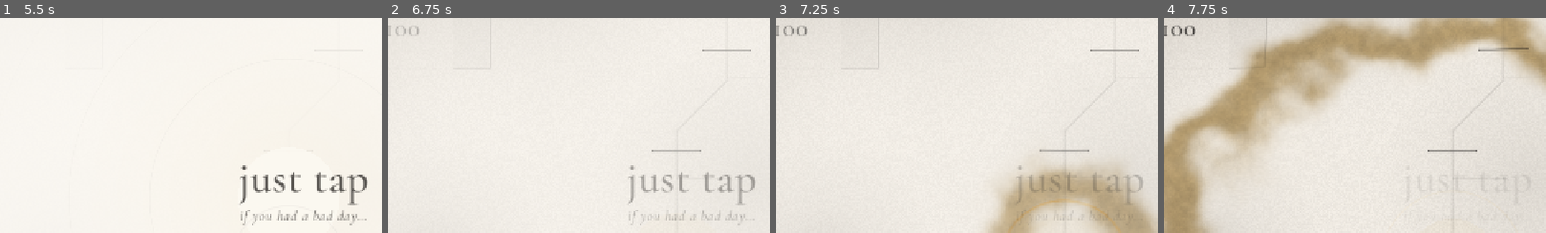
Above: before the commit, frames 1-4 (left to right).
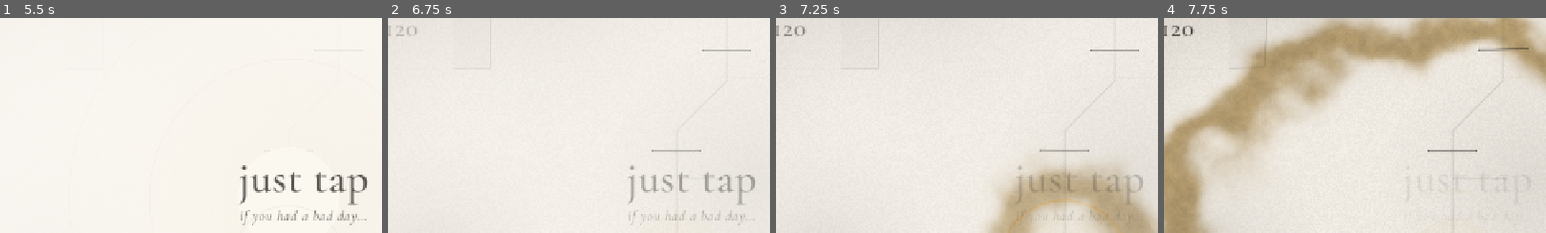
Above: after the commit, the same moments.

Repository: pablopalma/just-tap-repository
Game: Godot game, scene res://scenes/main.tscn
Same seed, same stepped clock (60 frames per second), same inputs: the game is played once before the commit and once after it. Sound files missing from this copy of the repository are replaced by a short silence.
Inputs (mouse positions are % of the whole screen's width and height, from its top left):
- Up to frame 1 (5.5 s): click "en" at 0.5 s; click "es" at 1.25 s; click "beta · anonymous play data: on" at 2 s; click "beta · anonymous play data: o…" at 2.75 s; click "beta · anonymous play data: on" at 3.5 s; click "beta · anonymous play data: o…" at 4.25 s; tap Enter (ui_accept) at 5, 5.27 s; move the mouse to (72, 45) at 5.02 s; hold Right (ui_right) from 5.03 s (still down); hold Space from 5.03 s (still down); click (72, 45) at 5.17 s
- Up to frame 2 (6.75 s): tap Enter (ui_accept) at 5.57 s; release Right (ui_right) at 5.75 s; release Space at 5.75 s; click "en" at 5.75 s; click "es" at 6.5 s
- Up to frame 3 (7.25 s): no input
- Up to frame 4 (7.75 s): tap Enter (ui_accept) at 7.25 s; drag from (30, 55) to (45, 70) at 7.27 s
The pictures show only the part of the screen within x 10-60%, y 4-54%; the shares and areas given below are measured in that part.

Frame 1 is identical in both runs. In frame 2, 0.1% of the frame differs, in the area x 2-8%, y 3-9%; in frame 3, 0.2%; in frame 4, 0.2%, in the area x 2-9%, y 3-9%.

Commit message:
El esqueleto de los 12 capítulos: el juego completo va hasta la barrera 120
Noche (9) y Alba (11) nuevos, Estrella pasa al 10 con Before the Vastness y
Luz al 12. El color vuelve tras los capítulos 2, 4, 6 y 10. Lo que falta de
cada capítulo se marca en las builds de desarrollo. tools/skeleton_test
recorre los 12; full_run_test aprieta el "continuar" de la historia.

Co-Authored-By: Claude Opus 5.5 <noreply@anthropic.com>

Diff:
--- a/autoload/game_state.gd
+++ b/autoload/game_state.gd
@@ -33,7 +33,7 @@
 const FORK_FROM := 41
 const FORK_THREE := 51
 const FORK_TO := 60
-const FINAL := 100
+const FINAL := Zones.FINAL
 const GAP := 150.0
 const COMBO_MAX := 30.0
 const COMBO_WINDOW := 0.45
@@ -144,7 +144,7 @@
 
 ## Early barriers get extra life so the first zone lasts a couple of minutes instead of seconds;
 ## the boost fades out by barrier EARLY_UNTIL. Each chapter can then be scaled on its own
-## (the single curve of the design doc does not hold for 100 barriers).
+## (the single curve of the design doc does not hold for the whole game).
 const EARLY_BOOST := 5.0
 const EARLY_UNTIL := 18
 const INTRO_START := 0.2
@@ -400,8 +400,8 @@
 	if n % 10 == 0:
 		var z := int(n / 10.0)
 		zone_completed.emit(z)
-		if z in [2, 4, 6, 8]:
-			chapter_unlocked.emit(int(z / 2.0))
+		if z in Zones.COLOUR_AFTER:
+			chapter_unlocked.emit(Zones.COLOUR_AFTER.find(z) + 1)
 	# Exactly the last one: the dev menu can still jump past it to test the full game's ending.
 	if BuildFlags.DEMO and n == BuildFlags.DEMO_LAST:
 		finished = true
--- a/autoload/palette.gd
+++ b/autoload/palette.gd
@@ -16,9 +16,9 @@
 ]
 
 
-## Chapter index (0..4) of zone z (1..10).
+## Chapter index (0..4) of zone z (1..Zones.COUNT).
 func chapter_of_zone(z: int) -> int:
-	return clampi(int((z - 1) / 2.0), 0, CHAPTERS.size() - 1)
+	return Zones.CHAPTER[clampi(z, 1, Zones.COUNT) - 1]
 
 
 func chapter_of(n: int) -> int:
@@ -41,9 +41,9 @@
 	return chapter_color(c).darkened(0.08)
 
 
-## Watercolour colour for piece j of zone z. Zone 10 mixes every chapter.
+## Watercolour colour for piece j of zone z. The last zone mixes every chapter.
 func paint_col(z: int, j: int) -> Color:
-	if z >= 10:
+	if z >= Zones.COUNT:
 		return chapter_color(1 + j % 4)
 	var c := chapter_of_zone(z)
 	if c == 0:
--- a/data/songs.gd
+++ b/data/songs.gd
@@ -192,7 +192,9 @@
 			5, 5, 5, 5, 0, 0, 5, 5, 0, 0, 0, 5, 5, 5, 5, 5, 5, 5, 5, 5, 5, 5, 0, 10, 5, 5, 5, 5, 5, 5],
 	},
 }
-const ZONE_TRACKS := {1: "z1", 2: "z2", 3: "z3", 4: "z4"}
+## Zone 10, Estrella, is the black hole's chapter (tools/spacetime.tscn). Zones 5–9, 11 and 12 have no
+## theme yet and play the generated music (docs/brief-juego-completo.md §8).
+const ZONE_TRACKS := {1: "z1", 2: "z2", 3: "z3", 4: "z4", 10: "spacetime"}
 
 
 static func zone_track(zone: int) -> String:
--- a/data/zones.gd
+++ b/data/zones.gd
@@ -1,16 +1,42 @@
 class_name Zones
 extends RefCounted
 ## Per-zone tables: names, music and layers (design doc §3, §9.3).
+## Twelve chapters of ten barriers (docs/brief-juego-completo.md §5): the old ten plus Noche (9, the
+## ink) and Alba (11, the dawn); Estrella moved to 10 and Luz to 12.
 
-const COUNT := 10
-const NAMES := ["semilla", "raíz", "tallo", "hoja", "flor", "fruto", "bosque", "cielo", "estrella", "luz"]
-const ROMAN := ["i", "ii", "iii", "iv", "v", "vi", "vii", "viii", "ix", "x"]
+const COUNT := 12
+## The last barrier of the full game.
+const FINAL := COUNT * 10
+const NAMES := ["semilla", "raíz", "tallo", "hoja", "flor", "fruto", "bosque", "cielo", "noche", "estrella",
+	"alba", "luz"]
+const ROMAN := ["i", "ii", "iii", "iv", "v", "vi", "vii", "viii", "ix", "x", "xi", "xii"]
+
+## The colour comes back at the end of these zones, in order (Palette.CHAPTERS 1..4): red after Raíz,
+## green after Hoja, blue after Fruto, yellow after Estrella. Noche (the ink) and Estrella (the
+## starry night) are still blue for now.
+const COLOUR_AFTER := [2, 4, 6, 10]
+## Each zone's colour chapter (Palette.CHAPTERS).
+const CHAPTER := [0, 0, 1, 1, 2, 2, 3, 3, 3, 3, 4, 4]
+
+## The skeleton (11/11/2026): what each zone's end is still missing from the brief (§5). Debug builds
+## write it over the last barrier, so a run through the whole game shows where the holes are.
+const PENDING := {
+	3: "el anillo se abre en pétalos",
+	6: "las ramas se funden en una flor · historia 2",
+	7: "la marea baja y deja ver algo enterrado",
+	8: "soltar: la barrera que solo cae si no la tocas",
+	9: "el ave sanada vuelve a volar · historia 3",
+	10: "la caída al agujero negro · el ave de estrellas",
+	11: "el sol sale · historia 4",
+	12: "el puntito vuelve al Padre",
+}
 
 # Tonic of each zone as MIDI (130.81 Hz = C3 = 48).
-const TONIC := [48, 50, 47, 45, 49, 46, 48, 43, 50, 52]
-const BPM := [64, 66, 68, 70, 72, 74, 72, 76, 80, 84]
-const TAP_INSTRUMENT := ["piano", "piano", "piano", "harp", "piano", "harp", "celesta", "piano", "celesta", "piano"]
-const BASE_LAYERS := [0, 1, 1, 2, 2, 3, 3, 4, 4, 5]
+const TONIC := [48, 50, 47, 45, 49, 46, 48, 43, 45, 50, 50, 52]
+const BPM := [64, 66, 68, 70, 72, 74, 72, 76, 70, 70, 80, 84]
+const TAP_INSTRUMENT := ["piano", "piano", "piano", "harp", "piano", "harp", "celesta", "piano", "piano", "celesta",
+	"harp", "piano"]
+const BASE_LAYERS := [0, 1, 1, 2, 2, 3, 3, 4, 3, 4, 4, 5]
 
 # Four chords per zone, in semitones from the tonic.
 const PROGRESSIONS := [
@@ -22,12 +48,14 @@
 	[[0, 4, 7], [2, 5, 9], [5, 9, 12], [7, 11, 14]],                        # I ii IV V
 	[[0, 3, 7], [5, 8, 12], [-2, 2, 5], [3, 7, 10, 14]],                    # i iv VII III7
 	[[9, 12, 16, 19], [5, 9, 12, 16], [0, 4, 7, 11], [7, 11, 14, 17]],      # vi7 IVmaj7 Imaj7 V7
+	[[0, 3, 7], [8, 12, 15], [5, 8, 12], [7, 10, 14]],                      # i VI iv v (the ink)
 	[[0, 4, 7, 11], [2, 6, 9], [0, 4, 7, 11], [2, 6, 9]],                   # Imaj7 II (lydian) x2
+	[[0, 4, 7], [7, 11, 14], [9, 12, 16], [5, 9, 12]],                      # I V vi IV (the dawn)
 	[[0, 4, 7, 11], [4, 7, 11, 14], [5, 9, 12, 16], [7, 11, 14, 17]],       # Imaj7 iii7 IVmaj7 V7
 ]
 
 
-## Zone (1..10) of barrier n.
+## Zone (1..COUNT) of barrier n.
 static func of(n: int) -> int:
 	return clampi(int((n - 1) / 10.0) + 1, 1, COUNT)
 
--- a/scripts/build_flags.gd
+++ b/scripts/build_flags.gd
@@ -1,7 +1,7 @@
 class_name BuildFlags
 extends RefCounted
 ## What kind of build this is. The demo ends at DEMO_LAST with its own ending (docs/juego-completo.md §2);
-## the full game goes on to barrier 100. Change DEMO before exporting.
+## the full game goes on to Zones.FINAL. Change DEMO before exporting.
 
 const DEMO := true
 const DEMO_LAST := 45
@@ -50,4 +50,4 @@
 
 
 static func last_barrier() -> int:
-	return DEMO_LAST if DEMO else 100
+	return DEMO_LAST if DEMO else Zones.FINAL
--- a/scripts/loc.gd
+++ b/scripts/loc.gd
@@ -85,8 +85,8 @@
 }
 
 const ZONES := {
-	"es": ["semilla", "raíz", "tallo", "hoja", "flor", "fruto", "bosque", "cielo", "estrella", "luz"],
-	"en": ["seed", "root", "stem", "leaf", "flower", "fruit", "forest", "sky", "star", "light"],
+	"es": ["semilla", "raíz", "tallo", "hoja", "flor", "fruto", "bosque", "cielo", "noche", "estrella", "alba", "luz"],
+	"en": ["seed", "root", "stem", "leaf", "flower", "fruit", "forest", "sky", "night", "star", "dawn", "light"],
 }
 
 const CHAPTERS := {
--- a/scripts/main.gd
+++ b/scripts/main.gd
@@ -742,11 +742,11 @@
 
 ## Which way zone z's line runs on screen (radians, the camera's angle). The line does not always
 ## climb: inside the last zone, the next one runs its own way, like thoughts do. 0 is up, -PI/2 to
-## the right, PI/2 to the left, PI down. The dark (zone 5) and the last zone climb again, so the
-## endings look at the city upright.
+## the right, PI/2 to the left, PI down. The dark (zone 5) and the last two climb again, so the
+## endings look at the city upright. Estrella (10) goes down, towards the light at the bottom.
 ## Zone 3 is the spiral (PathData.SPIRAL_ZONE): it turns every way on its own, so it is seen upright.
 const ZONE_ANGLE := {1: 0.0, 2: -PI / 2.0, 3: 0.0, 4: PI / 2.0, 5: 0.0, 6: PI, 7: PI / 4.0,
-	8: -PI / 2.0, 9: -3.0 * PI / 4.0, 10: 0.0}
+	8: -PI / 2.0, 9: -3.0 * PI / 4.0, 10: PI, 11: 0.0, 12: 0.0}
 ## A director (the trailer) keeps the view upright, so its shots stay as they were framed.
 var turn_zones := true
 var _turn_tween: Tween
@@ -803,6 +803,14 @@
 	_after_zone(z)
 
 
+## Debug builds only: what this zone's end is still missing (Zones.PENDING), over its last barrier.
+func _mark_pending(z: int) -> void:
+	if not OS.is_debug_build() or not cinematics_enabled or not Zones.PENDING.has(z):
+		return
+	fx.float_text(path.gate_pos(z * 10) + View.screen(Vector2(0, -60)), "falta: " + str(Zones.PENDING[z]),
+		Palette.INK, 22, 4.0)
+
+
 ## Each zone is the line inside the last one: fall into the tip and come out in the next zone.
 func _begin_droste(z: int) -> void:
 	_droste_zone = z
@@ -863,7 +871,7 @@
 	var z := _droste_zone
 	var last := path.gate_pos(z * 10)
 	_summon_bird()
-	if not z in [2, 4, 6, 8]:
+	if not z in Zones.COLOUR_AFTER:
 		colour_wave.pass_wave(tip.position, Palette.chapter_color(maxi(1, Palette.chapter_of(z * 10))))
 		zone_title.show_title(Loc.t("zone_done") % Zones.ROMAN[z - 1], Loc.zone_name(z), Palette.INK)
 	fx.ring(last, Palette.INK, 220.0, 2.4)
@@ -933,6 +941,7 @@
 
 ## A zone's end: the dive into the next, or (into the dark, or a director's cut) the pull back.
 func _after_zone(z: int) -> void:
+	_mark_pending(z)
 	if BuildFlags.DROSTE and cinematics_enabled and not BuildFlags.is_dark(z * 10 + 1):
 		_begin_droste(z)
 		return
@@ -954,7 +963,7 @@
 	camera.punch(0.06)
 	_flash(0.3, 1.2)
 	_summon_bird()
-	if not z in [2, 4, 6, 8]:
+	if not z in Zones.COLOUR_AFTER:
 		colour_wave.pass_wave(last, Palette.chapter_color(maxi(1, Palette.chapter_of(z * 10))))
 		zone_title.show_title(Loc.t("zone_done") % Zones.ROMAN[z - 1], Loc.zone_name(z), Palette.INK)
 
@@ -1044,7 +1053,7 @@
 		return
 	landscape.set_grand(true)
 	colour_wave.pass_wave(path.gate_pos(PathData.FINAL), Palette.GOLD)
-	colour_wave.pass_wave(path.gate_pos(50), Palette.GOLD, 1.5)
+	colour_wave.pass_wave(path.gate_pos(PathData.FINAL / 2), Palette.GOLD, 1.5)
 	colour_wave.pass_wave(path.gate_pos(1), Palette.GOLD, 3.0)
 	Music.choir_swell()
 	Music.build_piece(9, 0.0, 6.0)
--- a/scripts/ui/dev_menu.gd
+++ b/scripts/ui/dev_menu.gd
@@ -116,7 +116,7 @@
 	_title(box, "Final")
 	if BuildFlags.DEMO:
 		_button(box, "Final de la demo (b.%d)" % BuildFlags.DEMO_LAST, "edge", BuildFlags.DEMO_LAST)
-	_button(box, "Romper la barrera 100 (final entero)", "edge", 100)
+	_button(box, "Romper la barrera %d (final entero)" % Zones.FINAL, "edge", Zones.FINAL)
 	_button(box, "Ciudad: \"You made all of this\"", "grand", 0)
 	_button(box, "Solo la carta", "letter", 0)
 	_button(box, "Pantalla de cierre (renacer)", "end", 0)
--- a/scripts/world/path_data.gd
+++ b/scripts/world/path_data.gd
@@ -2,7 +2,7 @@
 extends RefCounted
 ## Deterministic path (design doc §6.1). The world is y-down, so the line climbs toward negative y.
 
-const FINAL := 100
+const FINAL := Zones.FINAL
 const GAP := 150.0
 const START_Y := 520.0
 ## Zone SPIRAL_ZONE's line is a double spiral: it winds in to a centre and back out along the arm in
--- a/tools/full_run_test.gd
+++ b/tools/full_run_test.gd
@@ -97,6 +97,10 @@
 					_seen["story_t"] = _t + 2.0
 				elif _t > float(_seen["story_t"]):
 					c._tell()
+			# the story ends on "continue" (0.20.2): press it once it shows
+			if c.has_method("_offer_continue") and c._continue and c._continue.is_visible_in_tree():
+				_once("story_continue", true, "historia: continuar")
+				c._continue.pressed.emit()
 	# leave the letter as a player would
 	for c in _main.hud.get_parent().get_children():
 		if c is Screens.Letter and c._ready_to_leave:
--- /dev/null
+++ b/tools/skeleton_test.gd
@@ -0,0 +1,55 @@
+extends Node
+## The twelve chapters end to end (the skeleton, 11/11/2026): jumps to the last barrier of each zone,
+## breaks it, waits for the zone's end (the dive, the colour, the story) and logs what the next zone
+## is: its name, colour chapter, direction, theme and tempo. At the last one, the ending must start.
+## godot --headless --path . --fixed-fps 30 res://tools/skeleton_test.tscn
+
+const WAIT := 40.0   # seconds of game time for each zone's end
+
+var _main: Node
+var _z := 0
+var _t := 0.0
+var _finished := false
+var _colours := []
+
+
+func _ready() -> void:
+	SaveSystem.enabled = false
+	SaveSystem.lang = "es"
+	GameState.new_game()
+	_main = load("res://scenes/main.tscn").instantiate()
+	add_child(_main)
+	GameState.game_finished.connect(func() -> void: _finished = true)
+	GameState.chapter_unlocked.connect(func(i: int) -> void: _colours.append(Loc.chapter_name(i)))
+	print("final: %d barreras, %d zonas" % [Zones.FINAL, Zones.COUNT])
+	_next()
+
+
+func _next() -> void:
+	_z += 1
+	_t = 0.0
+	_main._on_dev("edge", _z * 10)
+
+
+func _process(delta: float) -> void:
+	_t += delta
+	if _z == Zones.COUNT:
+		if _finished:
+			print("zona %d rota: empieza el final" % _z)
+			print("colores que vuelven: %s" % [_colours])
+			print("OK")
+			get_tree().quit(0)
+		elif _t > WAIT:
+			print("FALLA: la barrera %d no termina el juego" % Zones.FINAL)
+			get_tree().quit(1)
+		return
+	if GameState.stage == _z * 10 + 1 and _t > 12.0:
+		var z := Zones.of(GameState.stage)
+		print("zona %2d %-9s barrera %3d · color %-8s · giro %4d° · tema %-10s · %d bpm" % [z, Loc.zone_name(z),
+			GameState.stage, Loc.chapter_name(Palette.chapter_of(GameState.stage)),
+			roundi(rad_to_deg(_main._zone_angle(z))), Songs.zone_track(z) if Songs.zone_track(z) != "" else "(generada)",
+			roundi(Music._song().get("bpm", Zones.BPM[z - 1]))])
+		_next()
+	elif _t > WAIT:
+		print("FALLA: atascado en la zona %d (barrera %d)" % [_z, GameState.stage])
+		get_tree().quit(1)
--- /dev/null
+++ b/tools/skeleton_test.tscn
@@ -0,0 +1,6 @@
+[gd_scene load_steps=2 format=3]
+
+[ext_resource type="Script" path="res://tools/skeleton_test.gd" id="1"]
+
+[node name="SkeletonTest" type="Node"]
+script = ExtResource("1")
Not shown, changed: docs/brief-juego-completo.md
